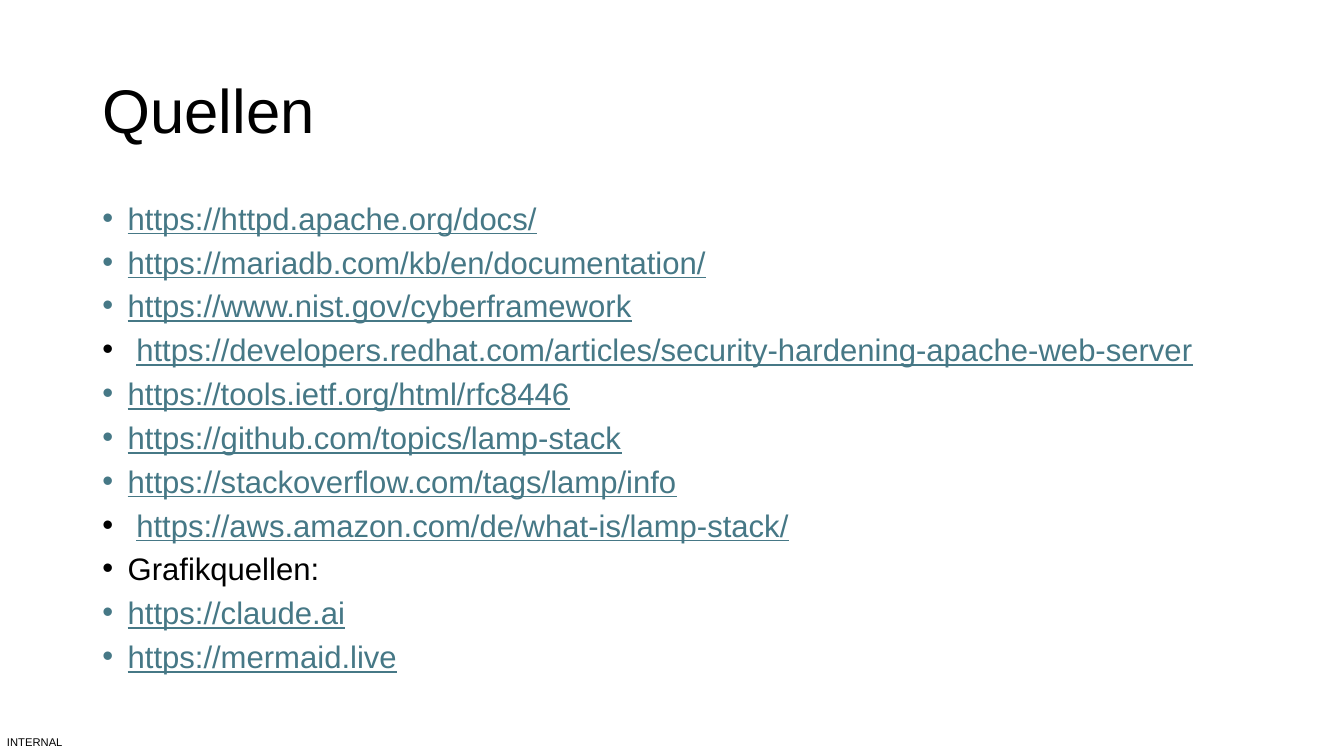
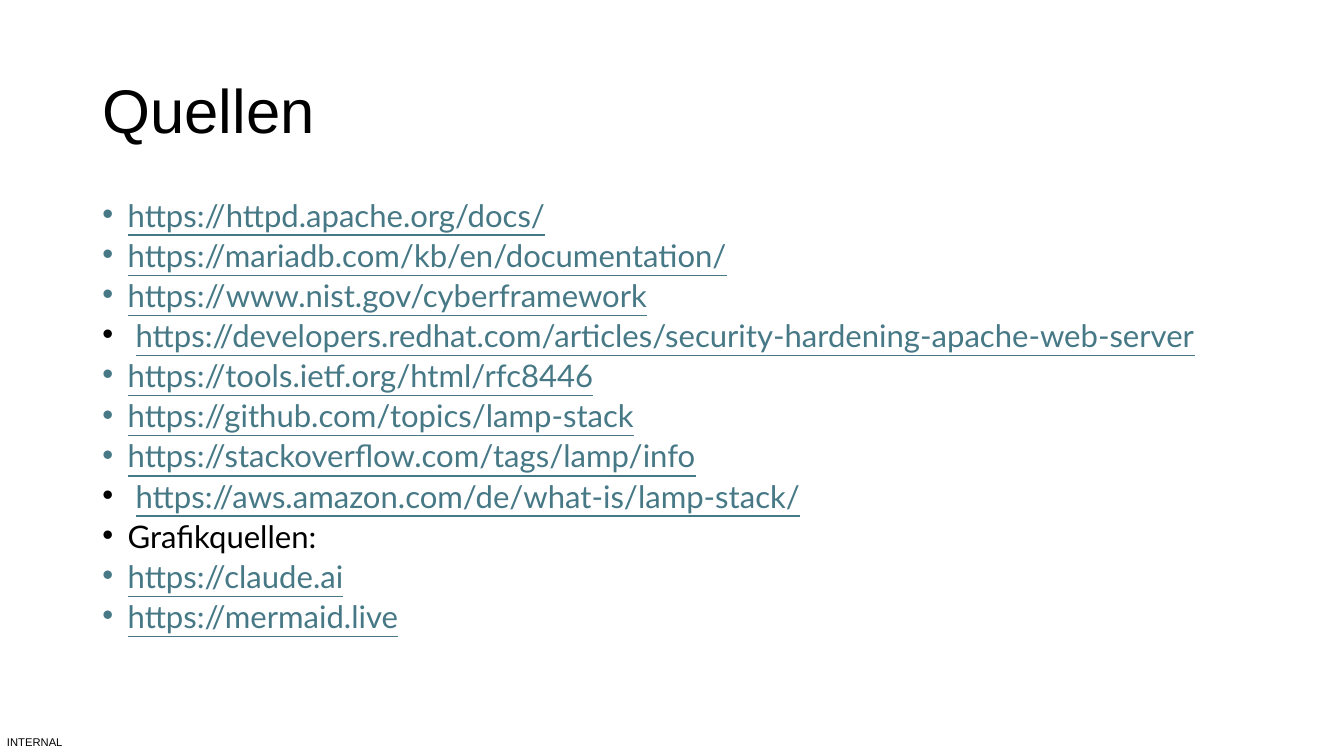
Before and after one commit to BBS2EMDBSEF/Gruppe-C, a slide deck: slide 13 of Dokumentation/Lernfeld 12 Projekt.pptx. Drawn at 1344x756 pixels with LibreOffice and Linux fonts; fonts in the diff are those of the drawing. Boxes give left, top, right and bottom in pixels: in the first picture for what was removed or moved away, otherwise in the second. Text is boxed around its words. In the diff, an @@ line names an element or a change of style, - is before the commit and + after.

Commit message:
Font

```diff
--- a/Dokumentation/Lernfeld 12 Projekt.pptx
+++ b/Dokumentation/Lernfeld 12 Projekt.pptx
@@ text "https://httpd.apache.org/docs/" at bbox=[128, 204, 1194, 634]: font Arial to Lato; line spacing 0.8 to 0.7 @@
```
Also in this commit, not shown: 13 other slides changed.
